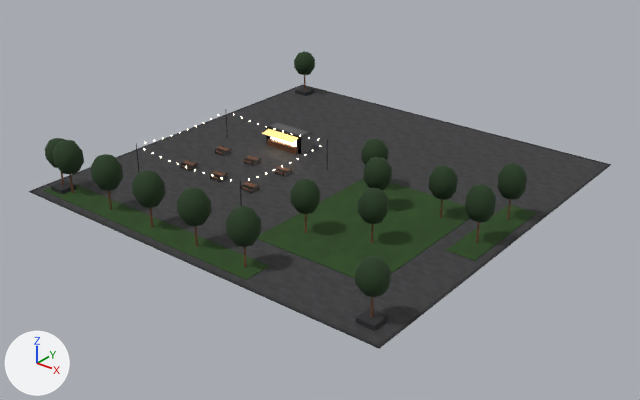
Two versions of the glTF model public/models/buildings/fans_L1.glb, one commit apart.
The view is the same before and after, from a 50 mm camera at (70.6, -90.4, 52.1) aimed at (0.8, -3.1, -2.0). Every picture has the same lights, and +X, +Y and +Z are marked at lower left. The older version comes first. Where no turn or scale is listed for an object, it has been applied to the vertices.

Names of what the first picture shows: 'black_metal_fans_L1', 'concrete_dark_fans_L1', 'foliage_fans_L1', 'lawn_fans_L1', 'paving_fans_L1', 'wood_fans_L1' and 3 more.
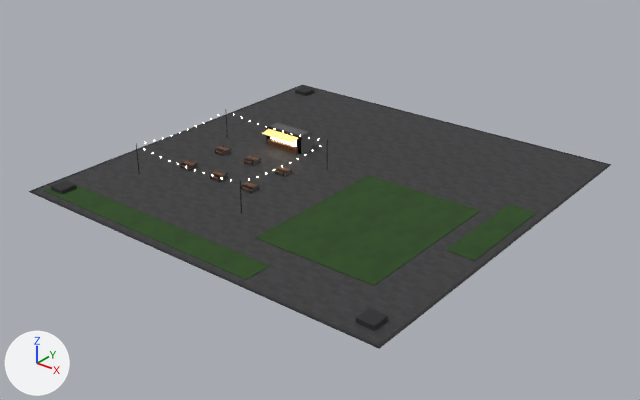
Where the newer file only moved an object's origin or applied its transform, the numbers keep the older frame.

Boxes [x1, y1, x2, y2] around the edits, measured in the pictures (640 x 400 px):
'foliage_fans_L1', deleted: before [45, 51, 527, 297]

Patch to the scene script:
```diff
--- a/public/models/buildings/fans_L1.glb.py
+++ b/public/models/buildings/fans_L1.glb.py
@@ ob_foliage_fans_l1 @@
-ob_foliage_fans_l1 = bpy.data.objects.new('foliage_fans_L1', me_foliage_fans_l1)
-ob_foliage_fans_l1.location = (0.0, -0.1, 5.4)
```
